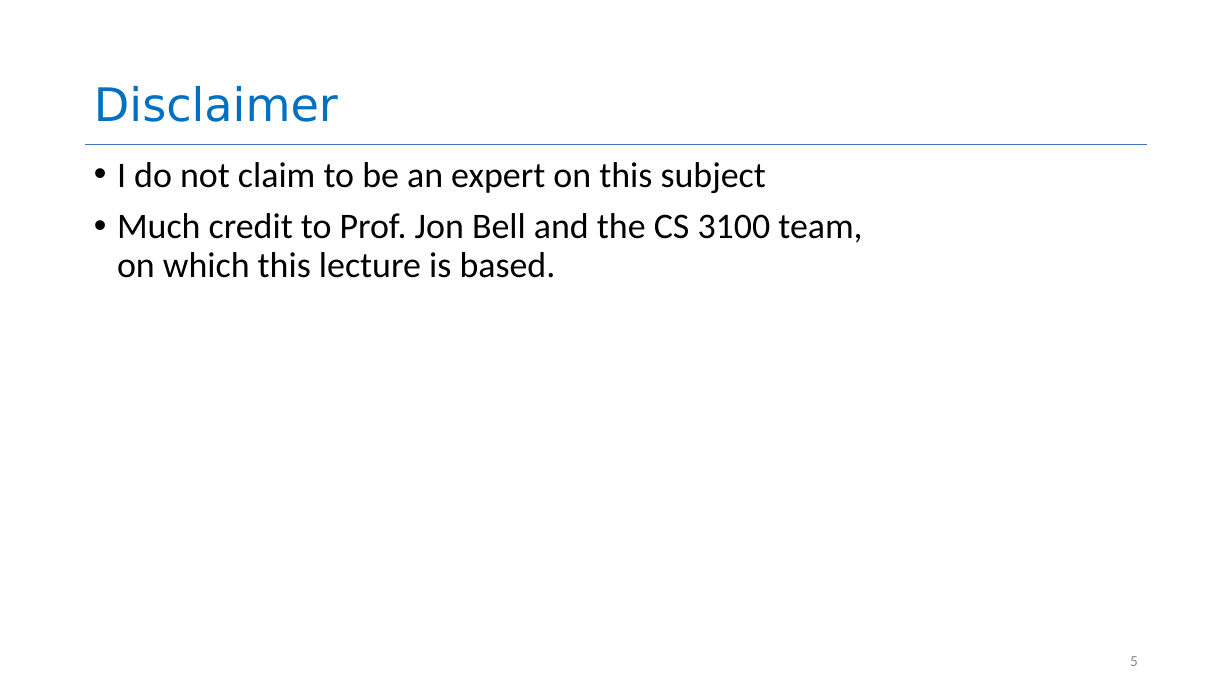
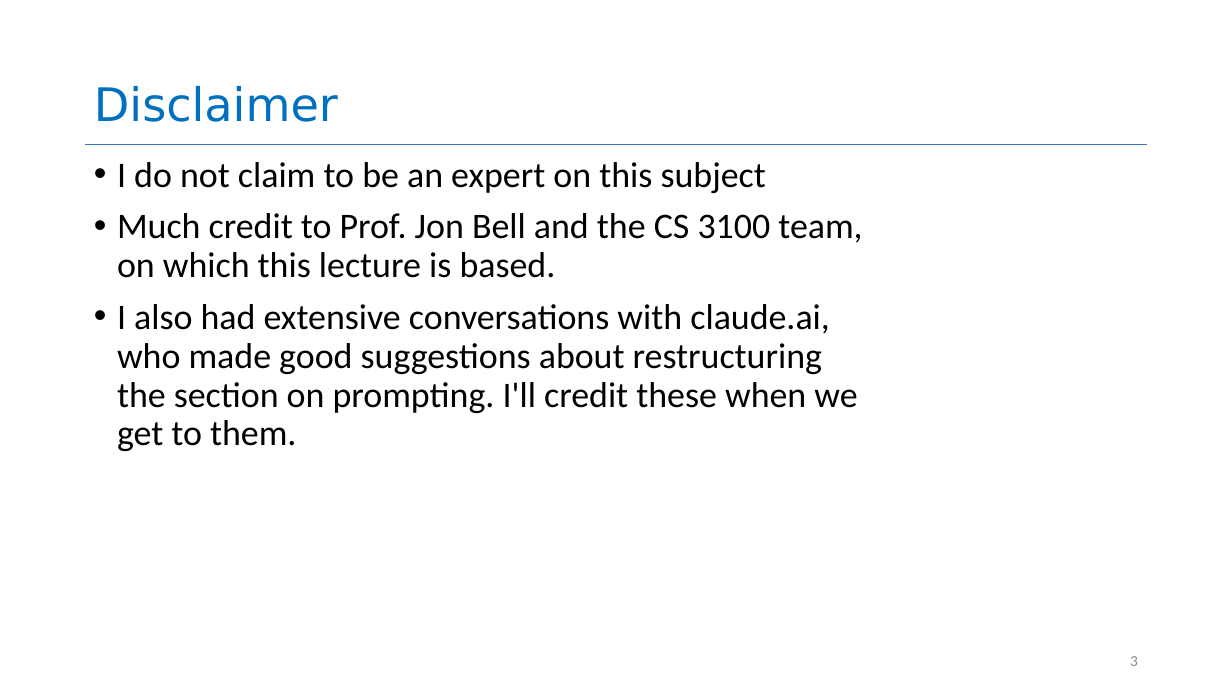
Before and after one commit to neu-se/CS4530-Spring-2026, a slide deck: slide 3 of Slides/Module 16 Using AI Agents.pptx (slide 5 before the commit). Drawn at 1232x693 pixels with LibreOffice and Linux fonts; fonts in the diff are those of the drawing. Boxes give left, top, right and bottom in pixels: in the first picture for what was removed or moved away, otherwise in the second. Text is boxed around its words. In the diff, an @@ line names an element or a change of style, - is before the commit and + after.

```diff
--- a/Slides/Module 16 Using AI Agents.pptx
+++ b/Slides/Module 16 Using AI Agents.pptx
@@ text at box(117, 304, 857, 451): paragraph added @@
+• I also had extensive conversations with claude.ai, who made good suggestions about restructuring the section on prompting. I'll credit these when we get to them.
@@ page number at box(1130, 656, 1138, 666): text changed @@
-5
+3
```
Also in this commit, not shown: 18 other slides changed, 10 slides added, 2 slides removed, 1 other file.
